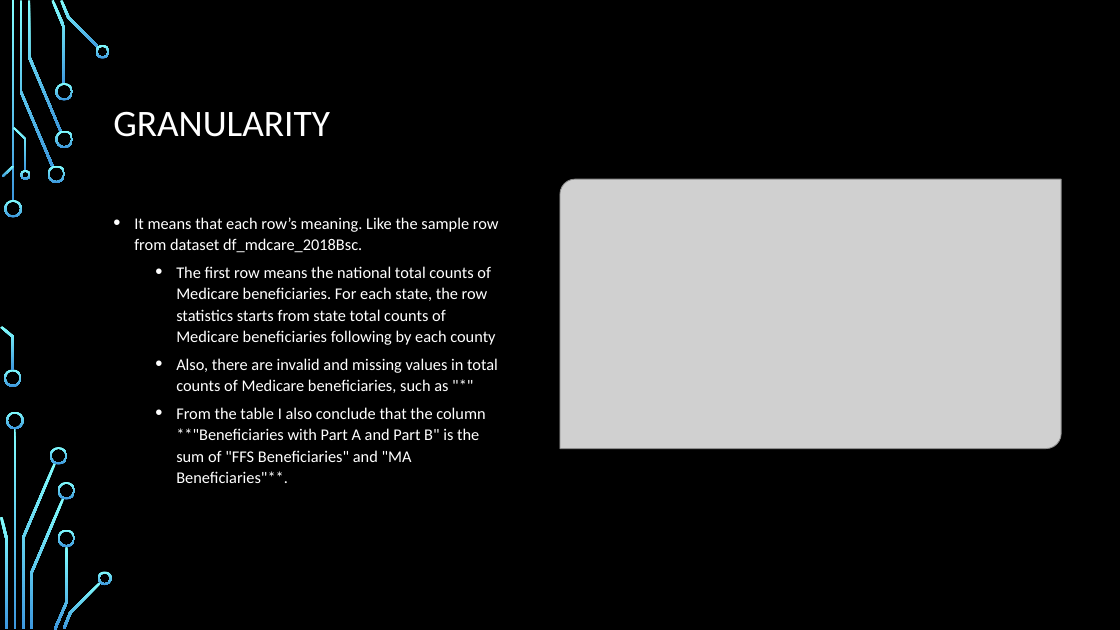
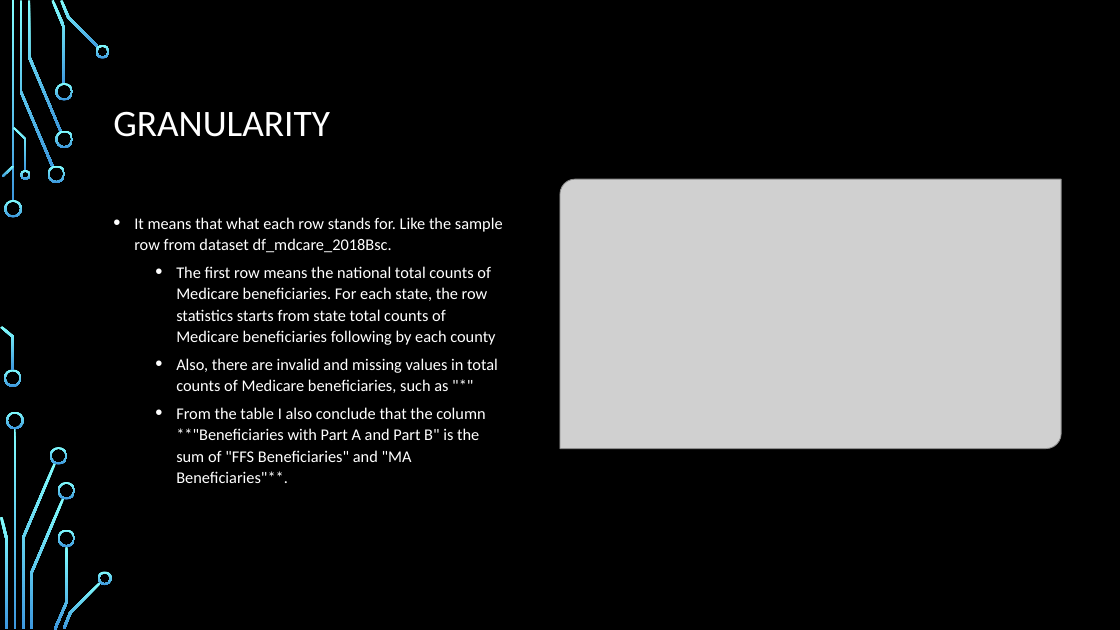
Before and after one commit to dev-hyang/data_analysis_medicaid, a slide deck: slide 13 of Presentation_v1.0.pptx. Drawn at 1120x630 pixels with LibreOffice and Linux fonts; fonts in the diff are those of the drawing; grey boxes stand for pictures; background and template pictures are left out. Boxes give left, top, right and bottom in pixels: in the first picture for what was removed or moved away, otherwise in the second. Text is boxed around its words. In the diff, an @@ line names an element or a change of style, - is before the commit and + after.

```diff
--- a/Presentation_v1.0.pptx
+++ b/Presentation_v1.0.pptx
@@ text at [134, 217, 503, 253]: text changed @@
-• It means that each row’s meaning. Like the sample row from dataset df_mdcare_2018Bsc.
+• It means that what each row stands for. Like the sample row from dataset df_mdcare_2018Bsc.
```
Also in this commit, not shown: 8 other slides changed, 2 other files.
